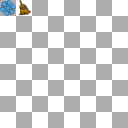
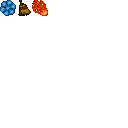
The second 128×128 image is a revision of the first. Changes to its layers:
added layer "fireball.png" above "snowflake-1.png" over box(32, 0, 96, 64)
hid "Background" over box(0, 0, 128, 128)
